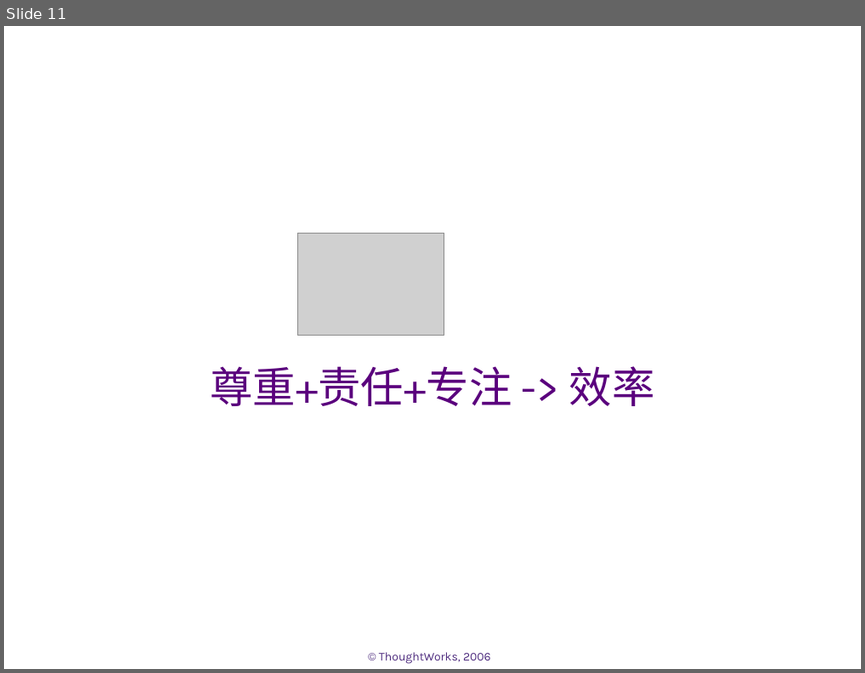
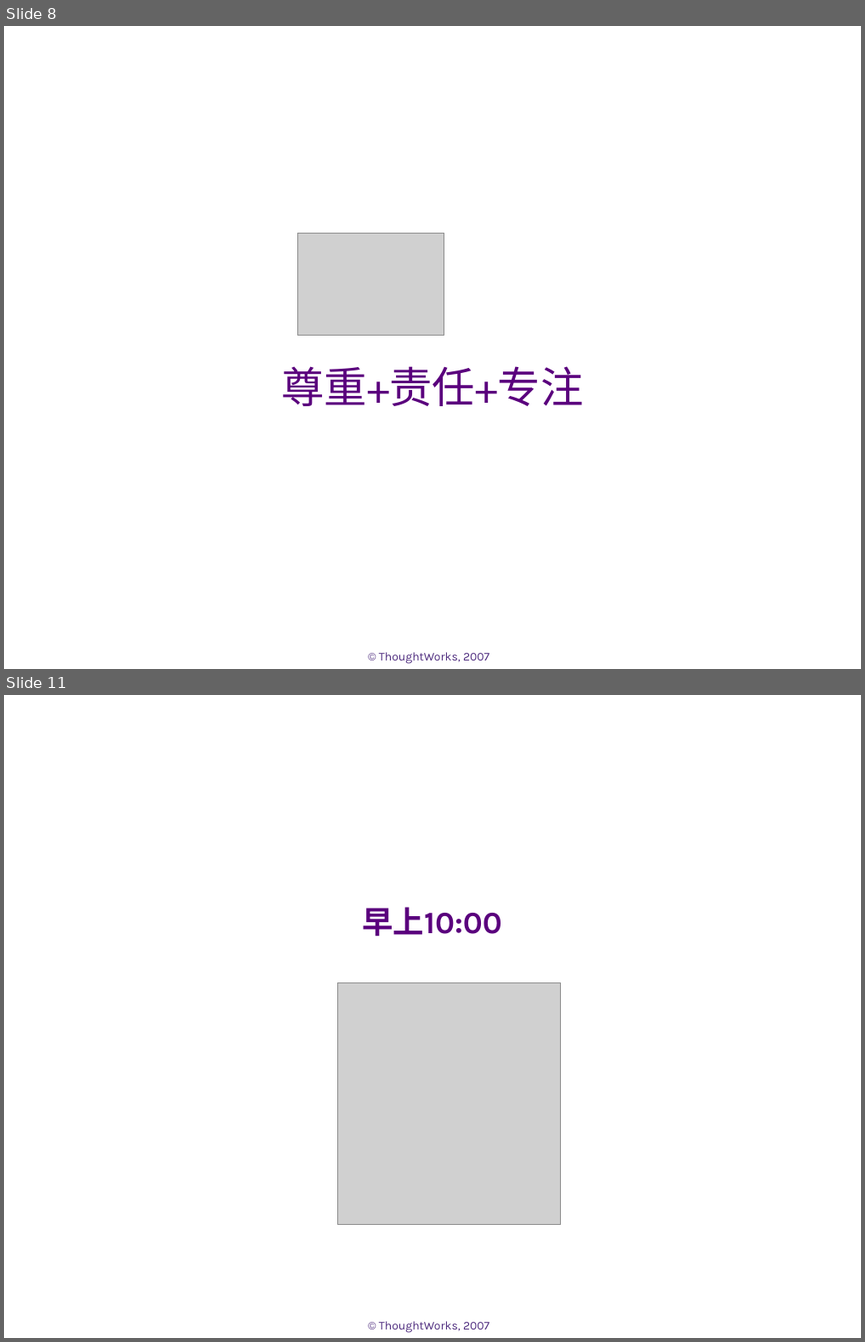
Before and after one commit to whimet/agilechina, a slide deck: docs/demo.ppt. Shown one above the other, each under a label of ours: slide 11 before the commit, slides 8 and 11 after it; the slides between them are not shown. The pictures are 865x673 and 865x1342 pixels, drawn with LibreOffice and Linux fonts; fonts in the diff are those of the drawing; grey boxes stand for pictures; background and template pictures are left out. Boxes give left, top, right and bottom in pixels: in the first picture for what was removed or moved away, otherwise in the second. Text is boxed around its words. In the diff, an @@ line names an element or a change of style, - is before the commit and + after.

```diff
--- a/docs/demo.ppt
+++ b/docs/demo.ppt
@@ slide 11 added at (4,695,861,1338), background #FFFFFF; not listed: 1 template element that a slide beside it also shows @@
@@ title added at (362,907,502,936), 26 pt, text #5A007D, bold @@
+早上10:00
@@ picture added at (338,983,561,1225) @@
@@ what was slide 11 is now slide 8 @@
@@ slide 8 changed as well @@
@@ subtitle at (281,366,583,406): text changed @@
-尊重+责任+专注 -> 效率
+尊重+责任+专注
@@ text at (379,652,489,664): text changed @@
-© ThoughtWorks, 2006
+© ThoughtWorks, 2007
```
Also in this commit, not shown: 9 other slides changed, 7 other slides added, 10 slides removed.
